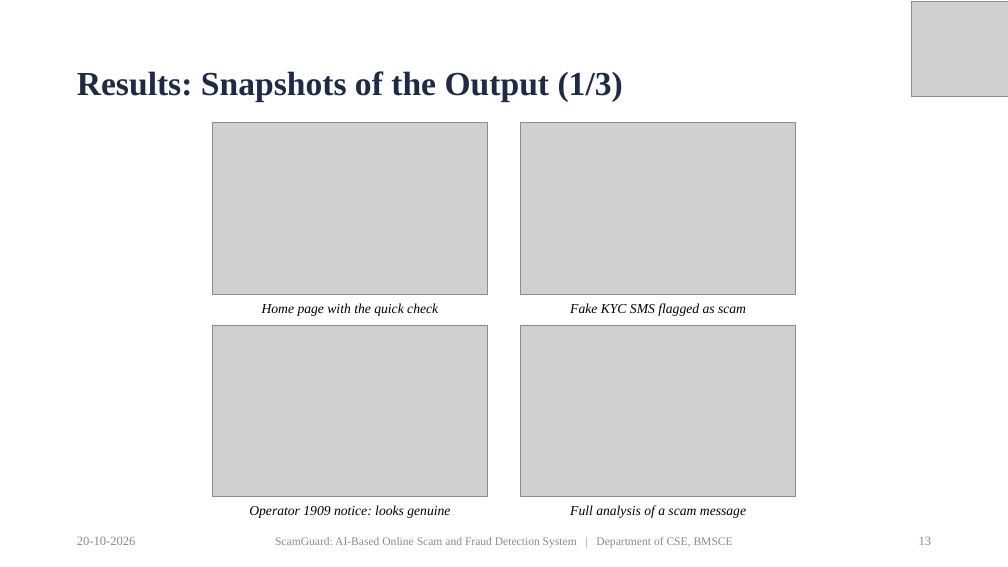
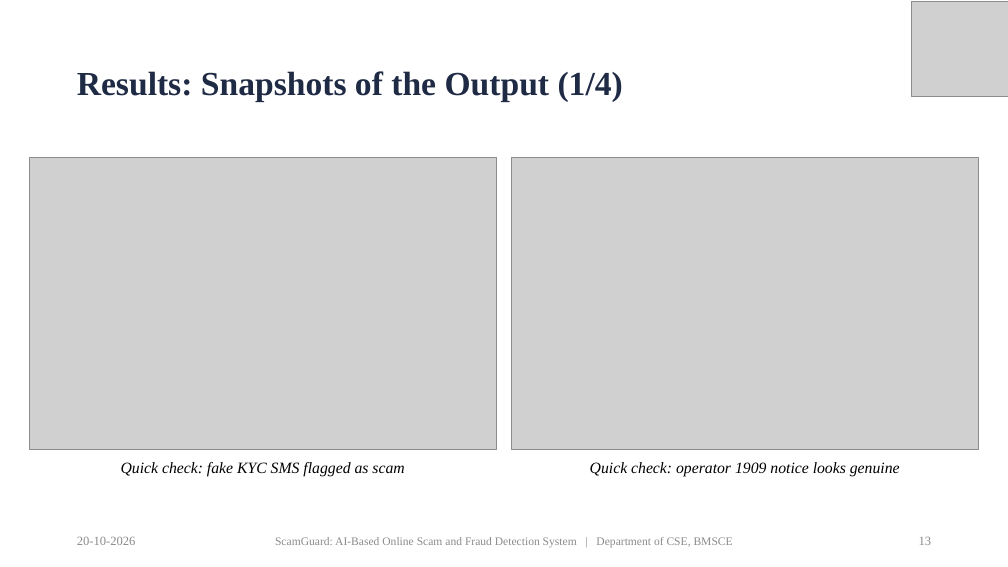
Before and after one commit to priyamthakur275/ScamGuard-AI, a slide deck: slide 13 of docs/presentation/ScamGuard_PP2_Presentation.pptx. Drawn at 1008x567 pixels with LibreOffice and Linux fonts; fonts in the diff are those of the drawing; grey boxes stand for pictures. Boxes give left, top, right and bottom in pixels: in the first picture for what was removed or moved away, otherwise in the second. Text is boxed around its words. In the diff, an @@ line names an element or a change of style, - is before the commit and + after.

Commit message:
Presentation: larger, sharper snapshots; conclusion and future enhancements on one slide

```diff
--- a/docs/presentation/ScamGuard_PP2_Presentation.pptx
+++ b/docs/presentation/ScamGuard_PP2_Presentation.pptx
@@ title at <box>77,71,623,102</box>: text changed @@
-Results: Snapshots of the Output (1/3)
+Results: Snapshots of the Output (1/4)
@@ picture: place and size @@
-picture at <box>212,123,488,294</box>
+picture at <box>29,157,497,449</box>
@@ picture: place and size @@
-picture at <box>521,123,796,294</box>
+picture at <box>512,157,979,449</box>
@@ picture removed at <box>212,325,488,497</box> @@
@@ text removed at <box>262,303,438,316</box> @@
-Home page with the quick check
@@ picture removed at <box>521,325,796,497</box> @@
@@ text at <box>121,462,404,476</box>: text changed; size 13 to 15 pt @@
-Fake KYC SMS flagged as scam
+Quick check: fake KYC SMS flagged as scam
@@ text at <box>590,462,900,476</box>: text changed; size 13 to 15 pt @@
-Operator 1909 notice: looks genuine
+Quick check: operator 1909 notice looks genuine
@@ text removed at <box>570,505,746,518</box> @@
-Full analysis of a scam message
```
Also in this commit, not shown: 3 other slides changed, 1 slide added, 1 slide removed, 3 other files.
